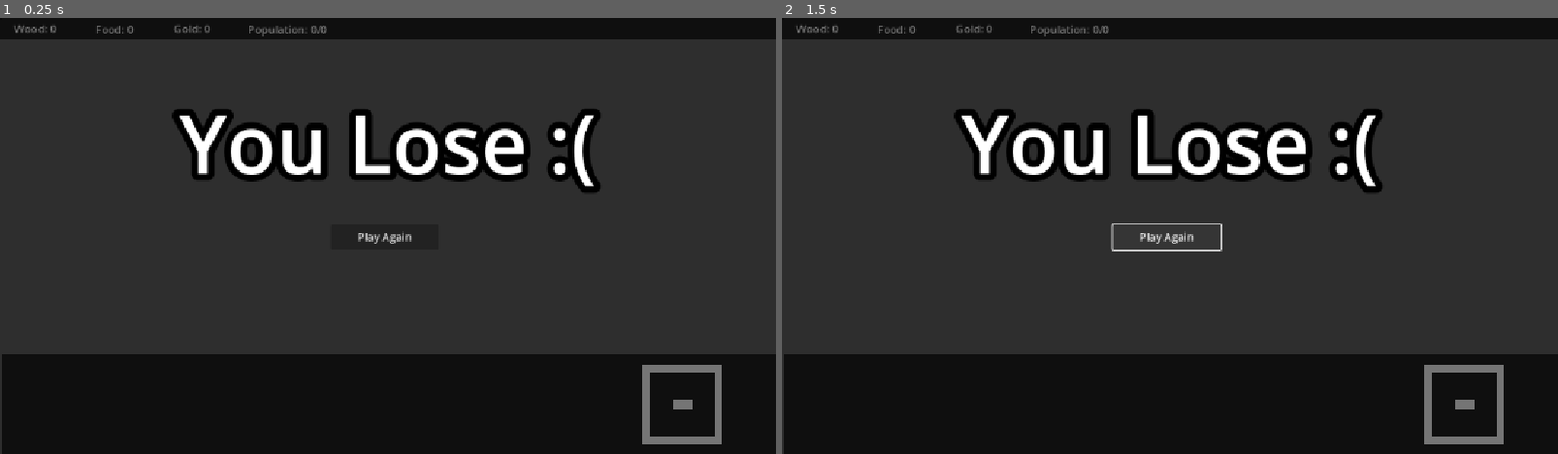
Above: before the commit, frames 1-2 (left to right).
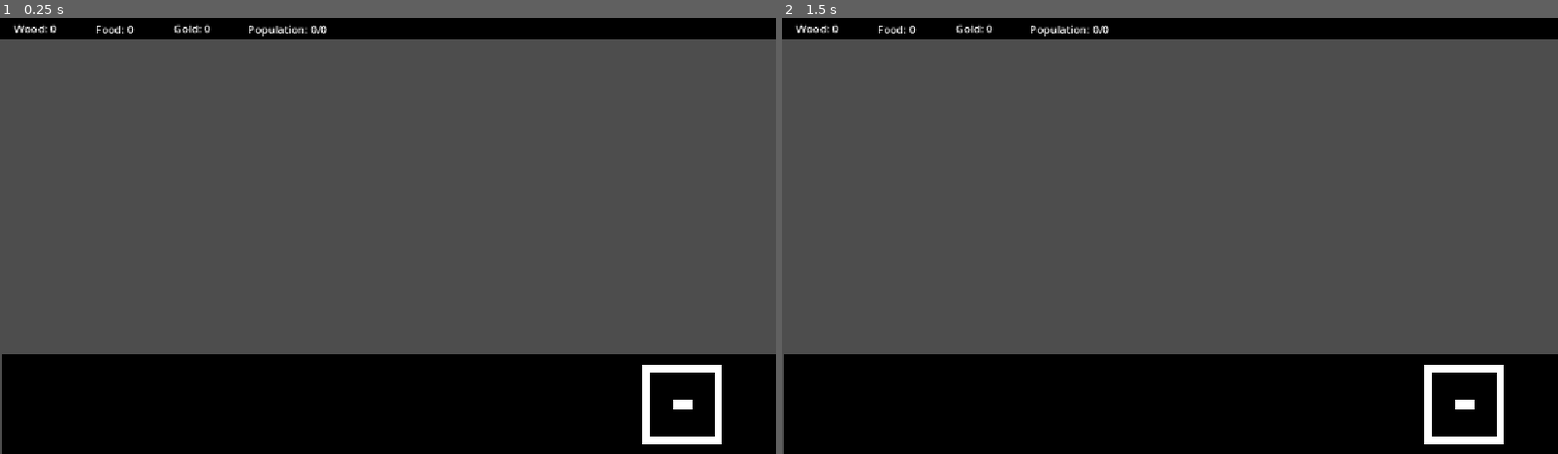
Above: after the commit, the same moments.

Repository: Tonkadora/RTS
Game: Godot game, scene res://main.tscn
Two runs of this game, one before a commit and one after it. Both use one fixed random seed, a clock stepped at 60 frames per second and the inputs below.
Inputs (mouse positions are in pixels of both pictures, inside the frame that each line leads up to):
- Up to frame 1 (0.25 s): no input
- Up to frame 2 (1.5 s): click (1170, 236) at 0.5 s, where only the run before the commit has a clickable "Play Again"; click (1170, 236) at 1.25 s, where only the run before the commit has a clickable "Play Again"

The runs differ from the first frame. In frame 1, 73% of the frame differs, in the area x 0-100%, y 1-100%; in frame 2, 72%.

Commit message:
Global Script

Diff:
--- /dev/null
+++ b/global.gd
@@ -0,0 +1,40 @@
+extends Node
+
+var add_nav_spot = PackedVector2Array()
+var add_to_no_nav_spot = PackedVector2Array()
+var workers_selected = false
+var building_selected = false
+
+var food_count = 1200
+var gold_count = 1200
+var wood_count = 1200
+var population_count = 0
+var max_population_count = 0
+
+var new_worker_target = null
+var new_worker_target_type = null
+var new_worker_target_job = null
+var new_worker_target_id = null
+
+var enemy_units = 0
+var player_units = 0
+
+func reset_all_var() -> void:
+	add_nav_spot = PackedVector2Array()
+	add_to_no_nav_spot = PackedVector2Array()
+	workers_selected = false
+	building_selected = false
+
+	food_count = 1200
+	gold_count = 1200
+	wood_count = 1200
+	population_count = 0
+	max_population_count = 0
+
+	new_worker_target = null
+	new_worker_target_type = null
+	new_worker_target_job = null
+	new_worker_target_id = null
+
+	enemy_units = 0
+	player_units = 0
--- a/main.tscn
+++ b/main.tscn
@@ -227,6 +227,7 @@
 text = "Play Again"
 
 [node name="LoseScreen" type="Node2D" parent="UI"]
+visible = false
 
 [node name="Panel" type="Panel" parent="UI/LoseScreen"]
 offset_right = 1153.0
--- a/project.godot
+++ b/project.godot
@@ -15,6 +15,10 @@
 config/features=PackedStringArray("4.4", "Forward Plus")
 config/icon="res://icon.svg"
 
+[autoload]
+
+Global="*res://global.gd"
+
 [display]
 
 window/stretch/mode="canvas_items"
Not shown, added: global.gd.uid
